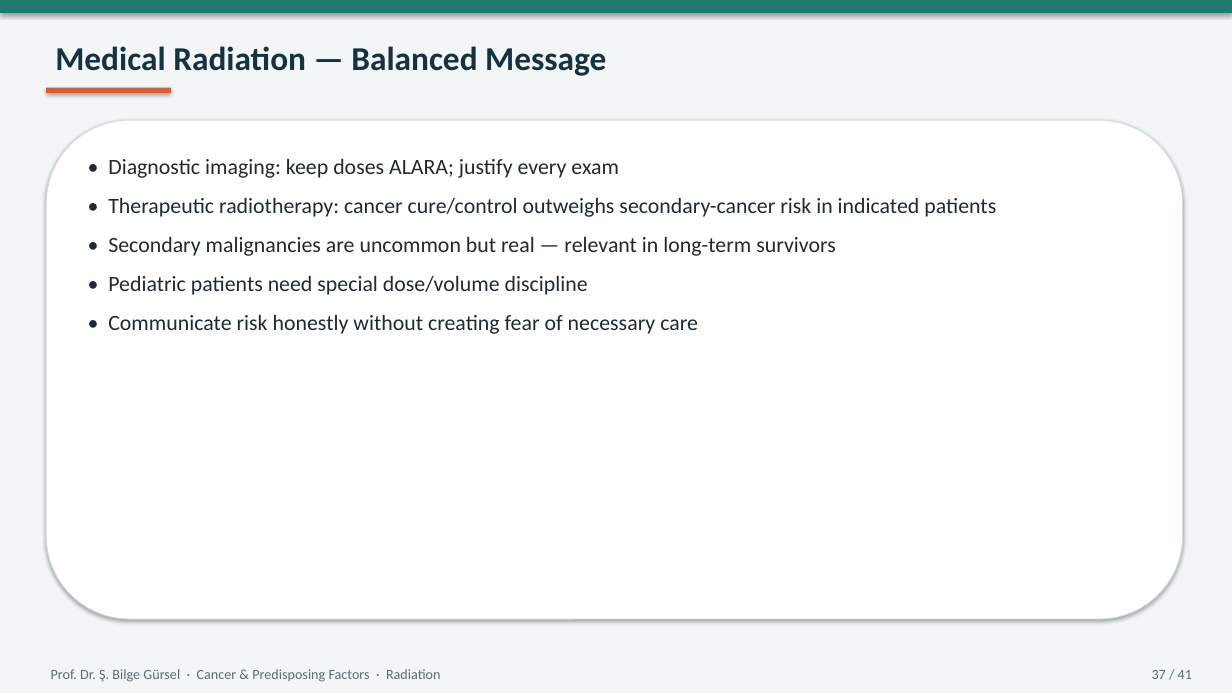
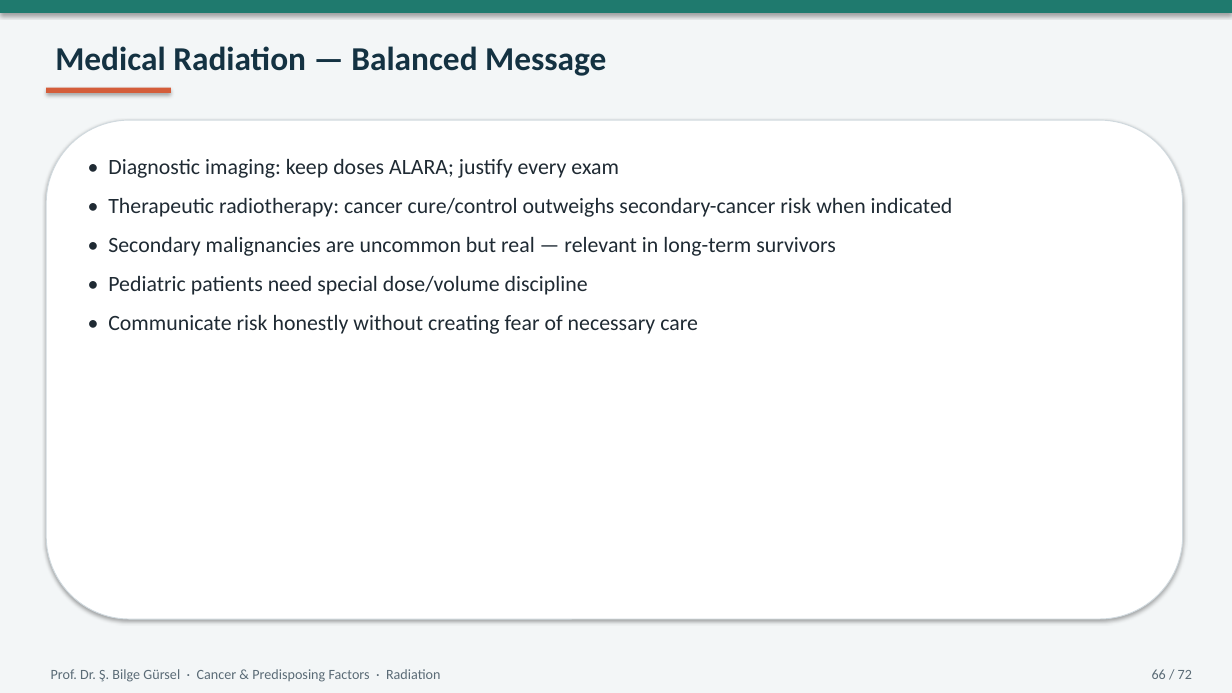
Before and after one commit to bilgegursel/RT-and-AI, a slide deck: slide 66 of elektif-radyasyon-onkolojisi-donem5/chemical-carcinogens-lecture/Cancer_Predisposing_Factors_Chemical_Tobacco_Radiation.pptx (slide 37 before the commit). Drawn at 1232x693 pixels with LibreOffice and Linux fonts; fonts in the diff are those of the drawing. Boxes give left, top, right and bottom in pixels: in the first picture for what was removed or moved away, otherwise in the second. Text is boxed around its words. In the diff, an @@ line names an element or a change of style, - is before the commit and + after.

```diff
--- a/elektif-radyasyon-onkolojisi-donem5/chemical-carcinogens-lecture/Cancer_Predisposing_Factors_Chemical_Tobacco_Radiation.pptx
+++ b/elektif-radyasyon-onkolojisi-donem5/chemical-carcinogens-lecture/Cancer_Predisposing_Factors_Chemical_Tobacco_Radiation.pptx
@@ text at [108,198,953,217]: text changed @@
-• Therapeutic radiotherapy: cancer cure/control outweighs secondary-cancer risk in indicated patients
+• Therapeutic radiotherapy: cancer cure/control outweighs secondary-cancer risk when indicated
@@ text at [1152,669,1192,679]: text changed @@
-37 / 41
+66 / 72
```
Also in this commit, not shown: 38 other slides changed, 32 slides added, 1 slide removed, 3 other files.
